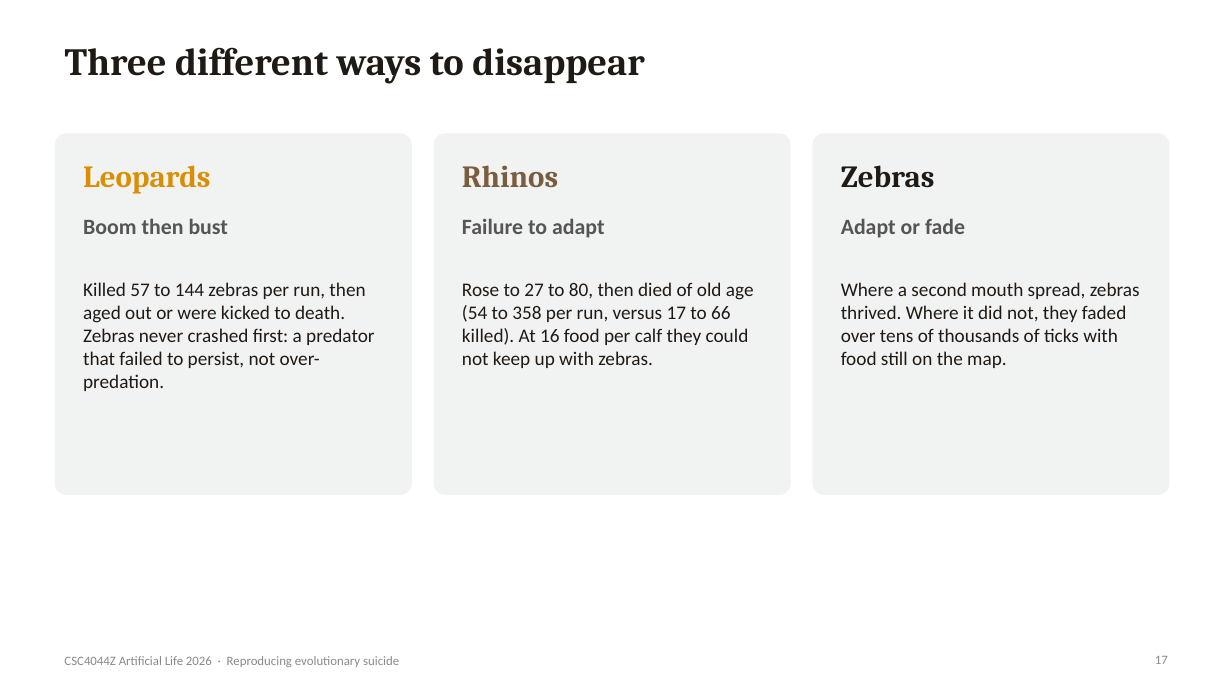
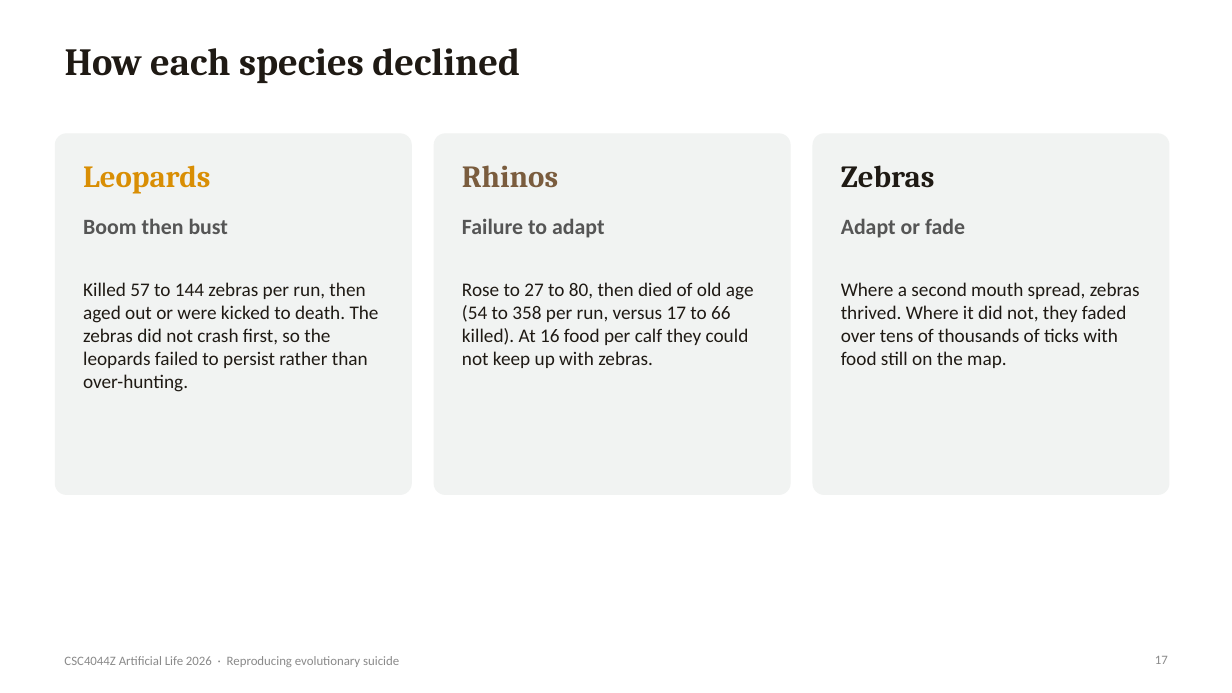
Before and after one commit to Tjeludo/LifeEngine, a slide deck: slide 17 of presentation/Evolutionary-Suicide-LifeEngine.pptx. Drawn at 1232x693 pixels with LibreOffice and Linux fonts; fonts in the diff are those of the drawing. Boxes give left, top, right and bottom in pixels: in the first picture for what was removed or moved away, otherwise in the second. Text is boxed around its words. In the diff, an @@ line names an element or a change of style, - is before the commit and + after.

Commit message:
Rewrite report and slides for clarity; tidy deck build script
Report reorganised into introduction, species, base engine and modified
engine sections with the verdict after the evidence. Slide titles made
descriptive. Deck build no longer depends on an external theme helper.

```diff
--- a/presentation/Evolutionary-Suicide-LifeEngine.pptx
+++ b/presentation/Evolutionary-Suicide-LifeEngine.pptx
@@ title at [65, 48, 520, 83]: text changed @@
-Three different ways to disappear
+How each species declined
@@ text at [83, 282, 379, 392]: text changed @@
-Killed 57 to 144 zebras per run, then aged out or were kicked to death. Zebras never crashed first: a predator that failed to persist, not over-predation.
+Killed 57 to 144 zebras per run, then aged out or were kicked to death. The zebras did not crash first, so the leopards failed to persist rather than over-hunting.
```
Also in this commit, not shown: 19 other slides changed, 1 slide added, 1 slide removed, 3 other files.
